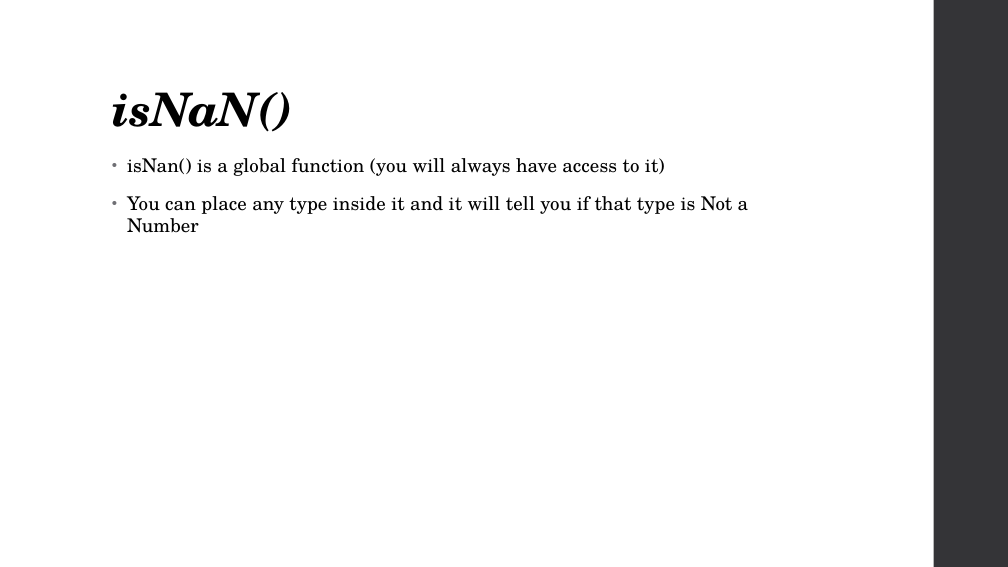
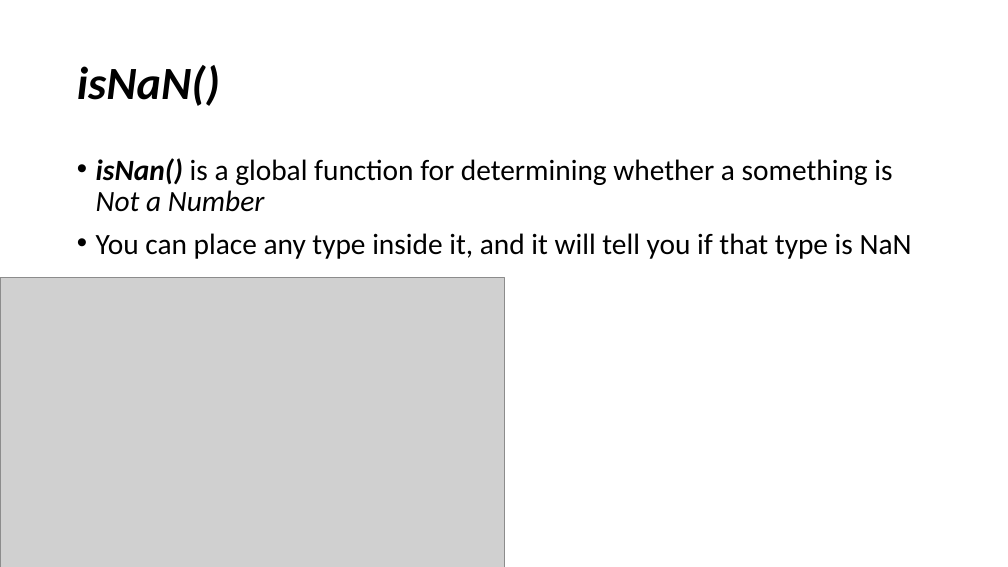
Before and after one commit to YWCANWIL-TechLab/Module4-DataTypes-Day1, a slide deck: slide 11 of slides/Numbers.pptx (slide 8 before the commit). Drawn at 1008x567 pixels with LibreOffice and Linux fonts; fonts in the diff are those of the drawing; grey boxes stand for pictures. Boxes give left, top, right and bottom in pixels: in the first picture for what was removed or moved away, otherwise in the second. Text is boxed around its words. In the diff, an @@ line names an element or a change of style, - is before the commit and + after.

Commit message:
Updated Numbers PowerPoint

```diff
--- a/slides/Numbers.pptx
+++ b/slides/Numbers.pptx
@@ rectangle removed at box(934, 0, 1008, 567) @@
@@ title "isNaN()": place and size @@
-title "isNaN()" at box(112, 92, 294, 132)
+title "isNaN()" at box(77, 65, 220, 106)
@@ title "isNaN()" at box(77, 65, 220, 106): font TeX Gyre Schola to Calibri, letter spacing -0.5 to 0 pt; vertical alignment bottom to middle @@
@@ text at box(96, 158, 912, 259): text changed; size 18 to 28 pt; font TeX Gyre Schola to Calibri @@
-• isNan() is a global function (you will always have access to it)
-• You can place any type inside it and it will tell you if that type is Not a Number
+• isNan() is a global function for determining whether a something is Not a Number
+• You can place any type inside it, and it will tell you if that type is NaN
@@ picture added at box(0, 278, 504, 567) @@
```
Also in this commit, not shown: 21 other slides changed, 5 slides added, 1 other file.
